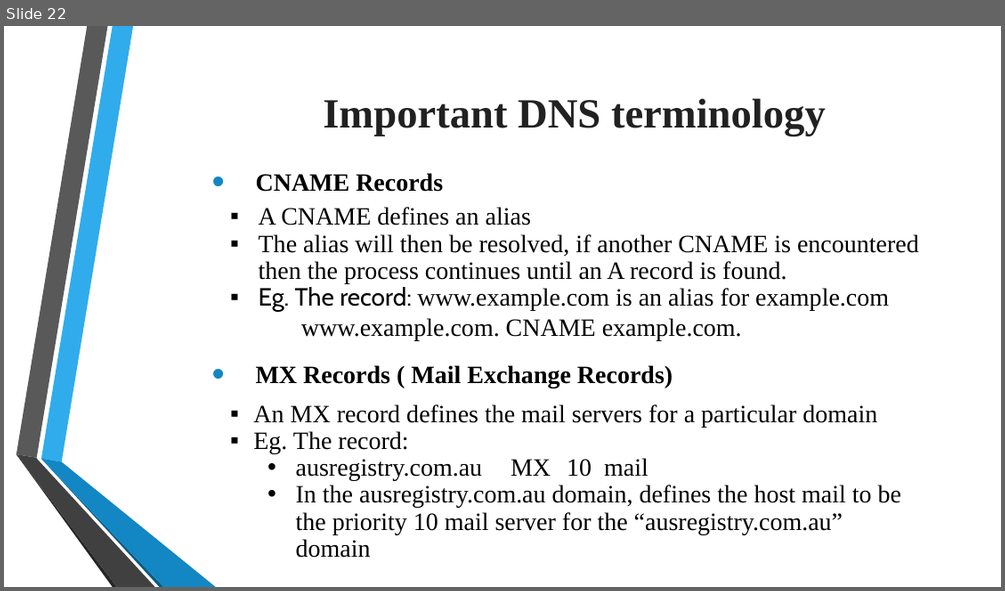
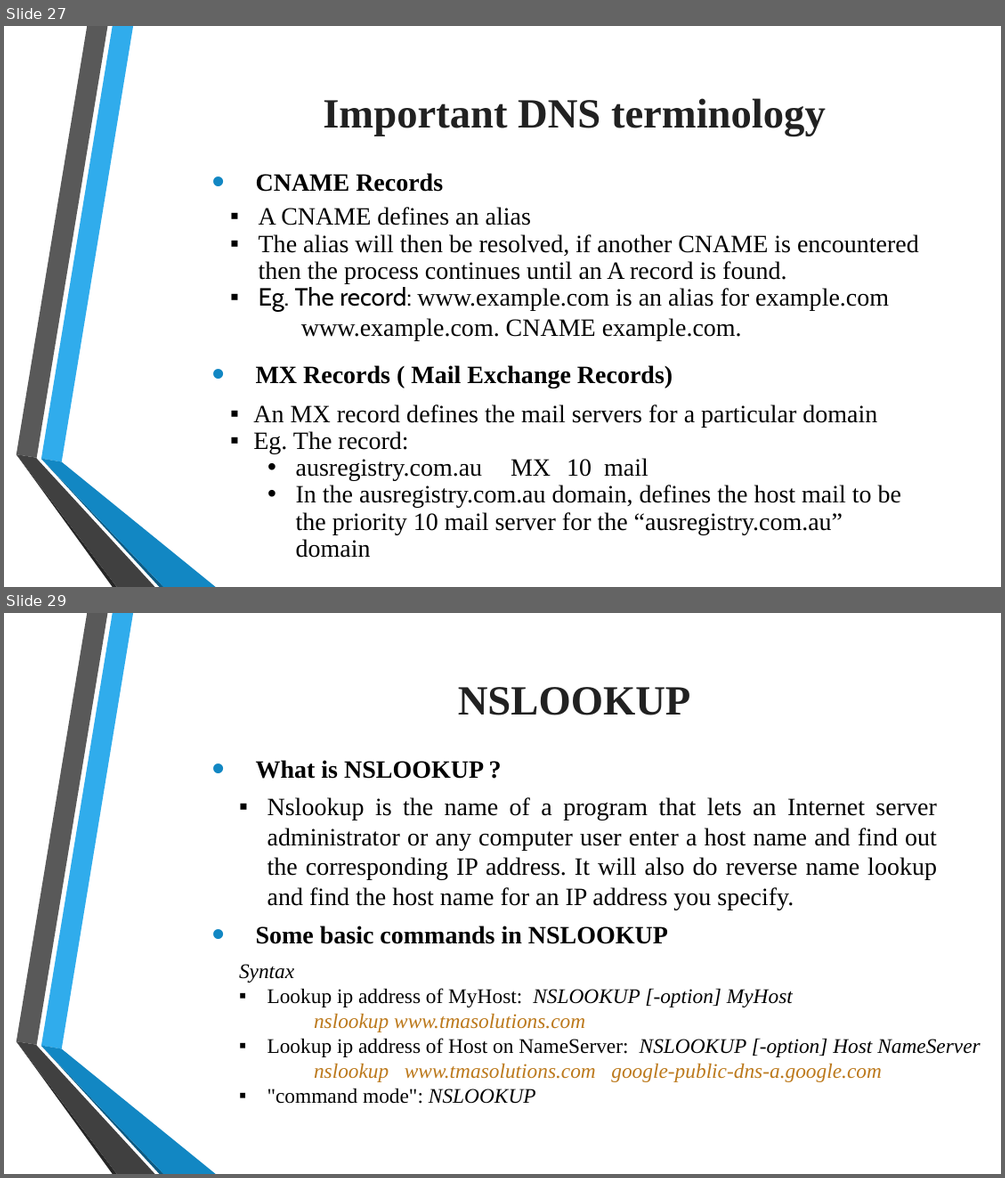
Before and after one commit to tiendatdk3493/Tai_Lieu, a slide deck: Domain Name System (DNS).pptx. Shown one above the other, each under a label of ours: slide 22 before the commit, slides 27 and 29 after it; the slides between them are not shown. The pictures are 1005x591 and 1005x1178 pixels, drawn with LibreOffice and Linux fonts; fonts in the diff are those of the drawing; background and template pictures are left out. Boxes give left, top, right and bottom in pixels: in the first picture for what was removed or moved away, otherwise in the second. Text is boxed around its words. In the diff, an @@ line names an element or a change of style, - is before the commit and + after.

```diff
--- a/Domain Name System (DNS).pptx
+++ b/Domain Name System (DNS).pptx
@@ slide 29 added at [4,613,1001,1174], background picture (left out); not listed: 6 template elements that a slide beside it also shows @@
@@ text added at [458,687,691,715], 40 pt, text #212121, bold @@
+  NSLOOKUP
@@ text added at [256,760,484,779], 24 pt, text #000000, bold @@
+  • What is NSLOOKUP ?
@@ text added at [267,797,937,910], 24 pt, text #000000 @@
+▪ Nslookup is the name of a program that lets an Internet server administrator or any computer user enter a host name and find out the corresponding IP address. It will also do reverse name lookup and find the host name for an IP address you specify.
@@ text added at [256,925,668,944], 24 pt, text #000000, bold @@
+  • Some basic commands in NSLOOKUP
@@ text added at [239,964,979,1103], 20 pt, text #000000, italic @@
+Syntax
+▪ Lookup ip address of MyHost: NSLOOKUP [-option] MyHost
+nslookup www.tmasolutions.com
+▪ Lookup ip address of Host on NameServer: NSLOOKUP [-option] Host NameServer
+nslookup www.tmasolutions.com google-public-dns-a.google.com
+▪ "command mode": NSLOOKUP
@@ what was slide 22 is now slide 27 @@
```
Also in this commit, not shown: 5 slides changed, 12 other slides added, 2 slides removed.
